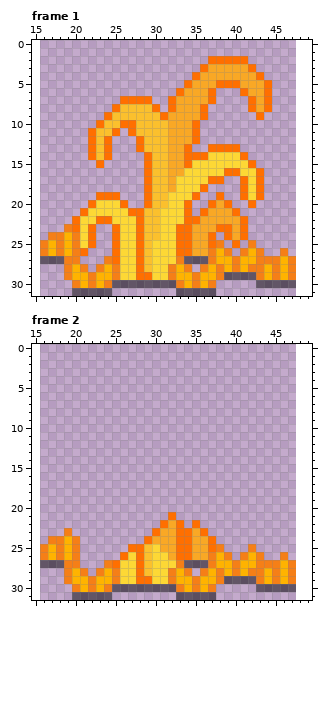
Pixel-art file: Assets/Arts/Plant/GrassSprite/TallGrass_03/TallGrass_03_Cut.aseprite. That is the earlier state.
32x32 pixels, 2 frames. Shown: frame 1: x 15..49, y 0..31; frame 2: x 15..49, y 0..31. The old version is drawn lined up with the new one, on the new canvas.
And afterwards:
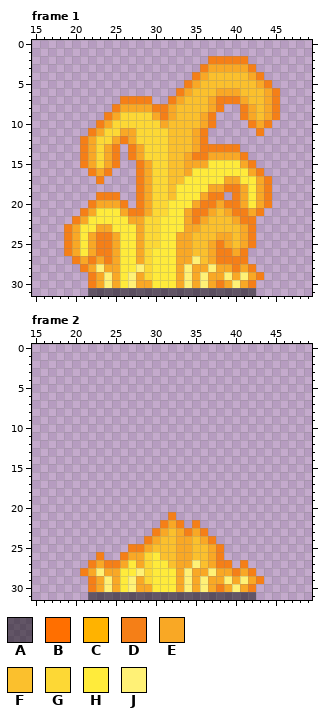
Palette (. is transparent): A #00000080  B #ff6f00  C #ffb300  D #f57f17  E #f9a825  F #fbc02d  G #fdd835  H #ffeb3b  J #fff176
Changes in this commit:
canvas 32x32 -> 64x32, the old top-left corner now at 16,0
Changed rows in their new state; - is an unchanged pixel.
Frame 1:
first column x 16:
 2 ---------------------DDDDD------
 3 --------------------D-----D-----
 4 -------------------D-FFFFF-D----
 5 ------------------D-FFFFFFF-D---
 6 -----------------D-FFFEEEFFFED--
 7 ----------DDDD--D-FFFEDDDEFFED--
 8 ---------DEEEEDDEFFFFED--DEFED--
 9 --------DEGGGGED-FFFED---DEFED--
10 -------DEGGGGGGEFFFFED----DED---
11 ------DEGGEEGGGGFFFED------D----
12 -----DEGGEDEGGGGFFFED-----------
13 -----DEGED-DEGGGFFFEDDDDD-------
14 -----DEGED-DEGGGFFEDDEEEED------
15 -----DEGED--DEGGFFEEEHHHHED-----
16 ------DED---DEGGFFEHHHHHHHED----
17 -------D----DEGGFFHHHHHEEHHED---
18 ------------DEGGFHHHHEEDDEHED---
19 -------DDD--DEGGFHHHEDD-DEHED---
20 ------DEEED-DEGGHHHEDD-DDEHED---
21 -----DEHHHEDDEG-HHEDD-F-DDED----
22 ----DEHHHHHEEGGHHHED-FFF-DD-----
23 ----EHHEEHHHEGGHHHE-FFFFFED-----
24 -..DEHEDDEHHEGGHHEEFFFEEFED-----
25 ...DEHEDDEHHEG-HHEEFFE-EFE------
26 ...DEHEDDEHHEGHHHEEFFED-E-..--.-
27 ....-EDE-EHHEGHHHEEJFEDD-D......
28 ---..-EJEEHHJGHHHEJEEJEE-E-.....
29 ---...-EJEHJEGHHHEJEJEEJEJE-....
30 ----..-EJEHJEEHHHEJEJEDEJED.....
31 ----..---AAAAAAAA-----AAAAA-----
Frame 2:
first column x 16:
21 ----------------D---------------
22 ---------------D-D-D------------
23 ---.----------D-FED-D-----------
24 -....--------D-FFEEF-D----------
25 .....------DDEFFFEEFFE----.-----
26 .....--D--DEEGHFFEEFFED.-...--.-
27 .....-DE-DEHEGHHFEEJFEDD.D......
28 ---..-EJEEHHJGHHHEJEEJEE-E-.....
29 ---...-EJEHJEGHHHEJEJEEJEJE-....
30 ----..-EJEHJEEHHHEJEJEDEJED.....
31 ----..---AAAAAAAA-----AAAAA-----
Pixel boxes of the changes (left, top, right, bottom) in both pictures:
changed: (40, 56, 296, 296)
changed: (40, 512, 296, 600)
